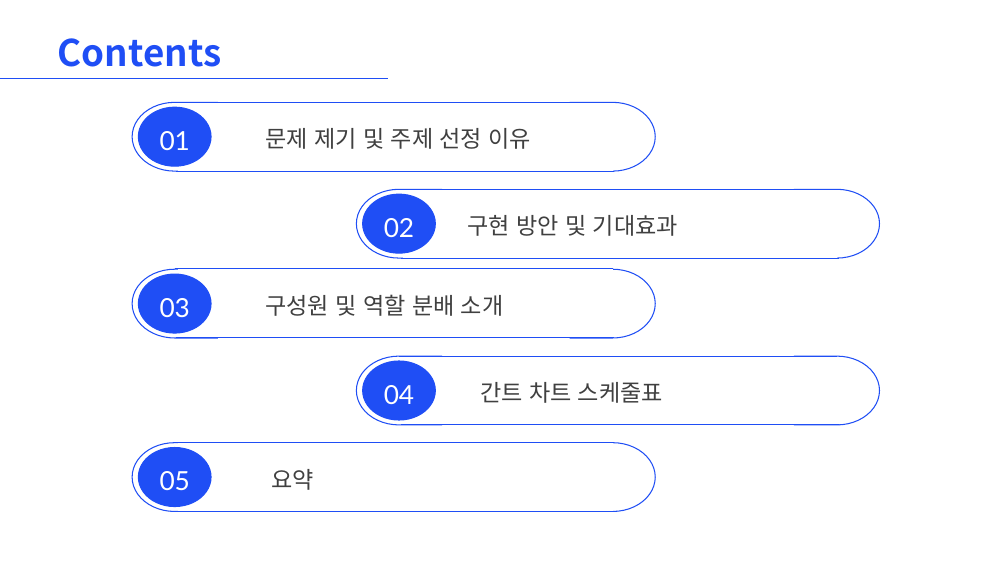
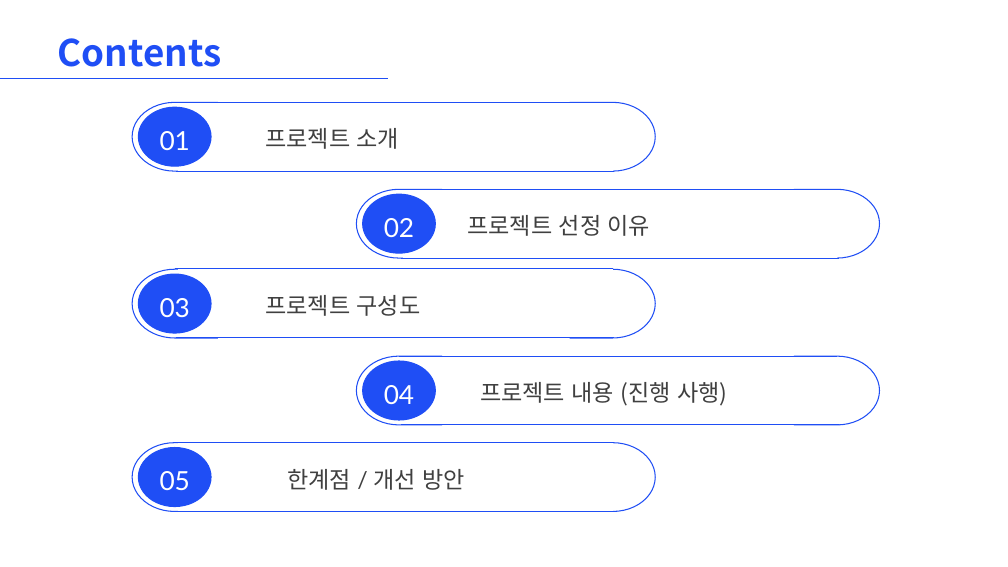
Before and after one commit to maryrichard1022/capstone2_data, a slide deck: slide 2 of 캡스톤2/캡스톤디자인2 2주차.pptx. Drawn at 1008x567 pixels with LibreOffice and Linux fonts; fonts in the diff are those of the drawing. Boxes give left, top, right and bottom in pixels: in the first picture for what was removed or moved away, otherwise in the second. Text is boxed around its words. In the diff, an @@ line names an element or a change of style, - is before the commit and + after.

```diff
--- a/캡스톤2/캡스톤디자인2 2주차.pptx
+++ b/캡스톤2/캡스톤디자인2 2주차.pptx
@@ text at box(265, 128, 399, 149): text changed @@
-문제 제기 및 주제 선정 이유
+프로젝트 소개
@@ text at box(468, 215, 650, 236): text changed @@
-구현 방안 및 기대효과
+프로젝트 선정 이유
@@ text at box(265, 295, 421, 316): text changed @@
-구성원 및 역할 분배 소개
+프로젝트 구성도
@@ text at box(480, 382, 727, 406): text changed @@
-간트 차트 스케줄표
+프로젝트 내용 (진행 사행)
@@ text at box(287, 469, 464, 490): text changed @@
-요약
+한계점 / 개선 방안
```
Also in this commit, not shown: 36 other files.
